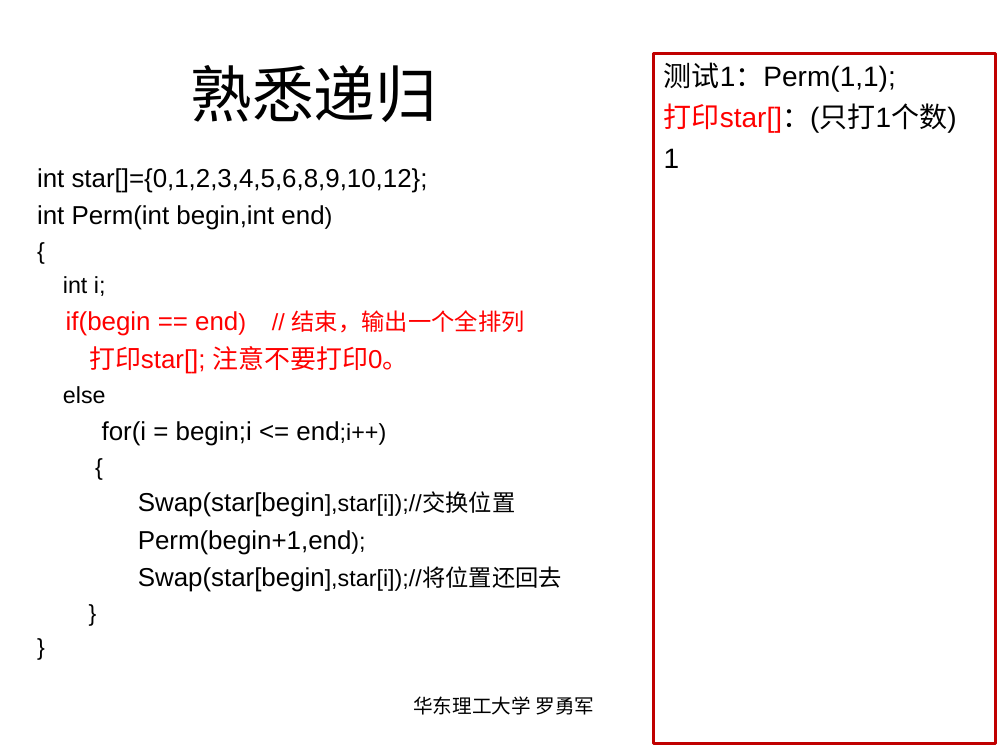
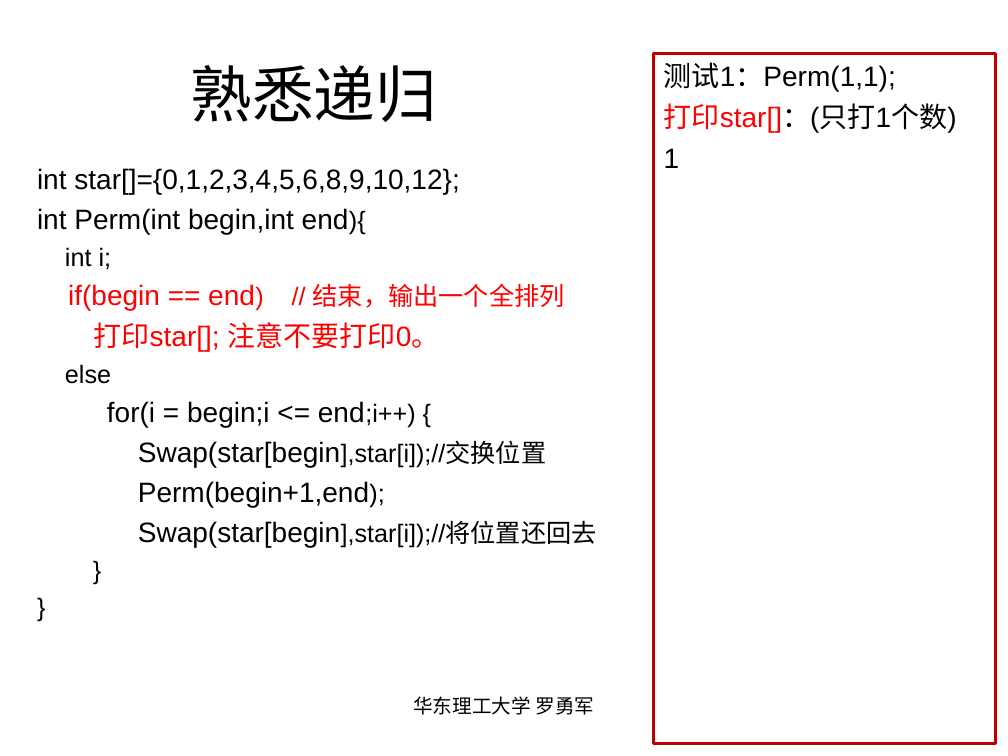
Before and after one commit to luoyongjun999/code, a slide deck: slide 22 of 第4章搜索技术.ppt. Drawn at 1008x756 pixels with LibreOffice and Linux fonts; fonts in the diff are those of the drawing. Boxes give left, top, right and bottom in pixels: in the first picture for what was removed or moved away, otherwise in the second. Text is boxed around its words. In the diff, an @@ line names an element or a change of style, - is before the commit and + after.

```diff
--- a/第4章搜索技术.ppt
+++ b/第4章搜索技术.ppt
@@ text at bbox=[37, 168, 597, 548]: size 18.5 to 20 pt in "int star[]={0,1,2,3,4,5,6,8,9,10,12};", "if(begin == end)", "打印star[]; 注意不要打印0。", "Swap(star[begin],star[i]);//交换位置" and 2 more places; size 16.6 to 18 pt in "int i;", "end) // 结束，输出一个全排列", "else", "Swap(star[begin],star[i]);//交换位置" and 4 more places @@
@@ text at bbox=[37, 208, 349, 234]: text changed; size 18.5 to 20 pt @@
-int Perm(int begin,int end)
-{
+int Perm(int begin,int end){
@@ text at bbox=[107, 401, 415, 428]: text changed; size 18.5 to 20 pt @@
-for(i = begin;i <= end;i++)
-{
+for(i = begin;i <= end;i++) {
```
Also in this commit, not shown: 7 other slides changed, 2 other files.
